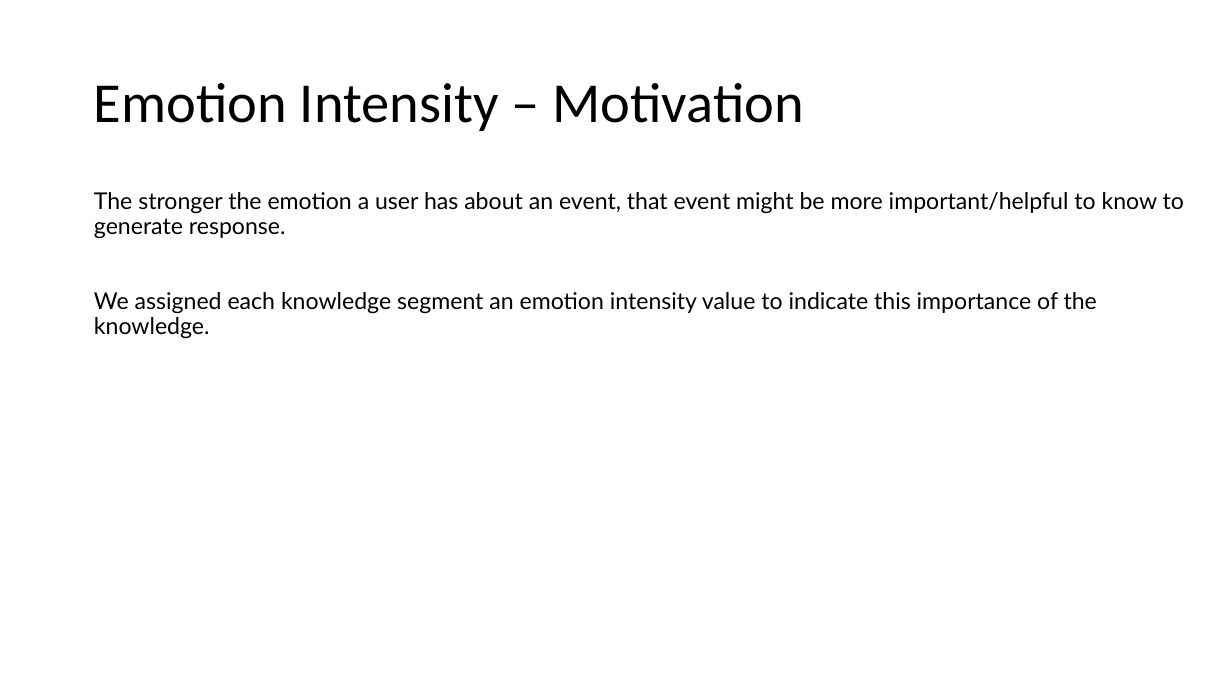
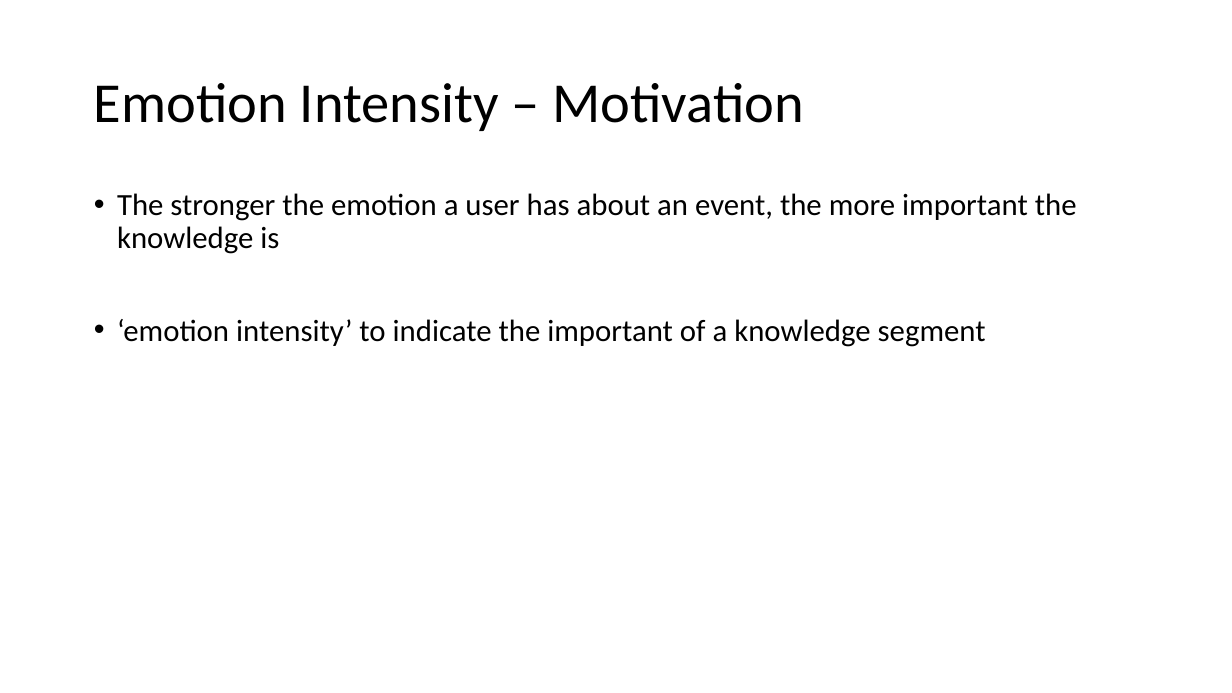
Before and after one commit to Astonzzh/slide, a slide deck: slide 34 of presentation1.pptx (slide 33 before the commit). Drawn at 1232x693 pixels with LibreOffice and Linux fonts; fonts in the diff are those of the drawing. Boxes give left, top, right and bottom in pixels: in the first picture for what was removed or moved away, otherwise in the second. Text is boxed around its words. In the diff, an @@ line names an element or a change of style, - is before the commit and + after.

```diff
--- a/presentation1.pptx
+++ b/presentation1.pptx
@@ text at [117,193,1077,347]: text changed; size 18 to 24 pt; font Lato to Calibri @@
-The stronger the emotion a user has about an event, that event might be more important/helpful to know to generate response.
-We assigned each knowledge segment an emotion intensity value to indicate this importance of the knowledge.
+• The stronger the emotion a user has about an event, the more important the knowledge is
+• ‘emotion intensity’ to indicate the important of a knowledge segment
```
Also in this commit, not shown: 30 other slides changed, 2 slides added, 1 slide removed.
